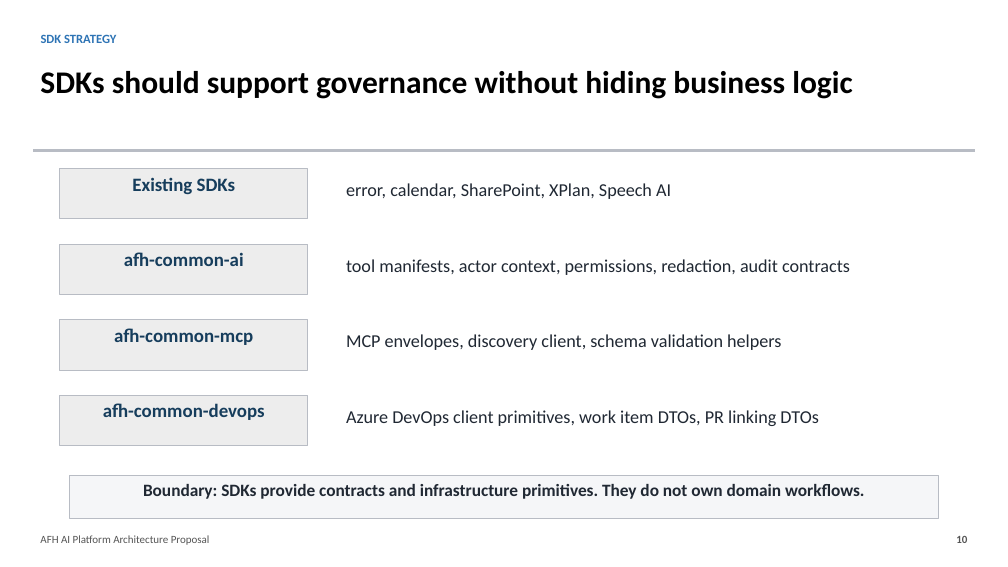
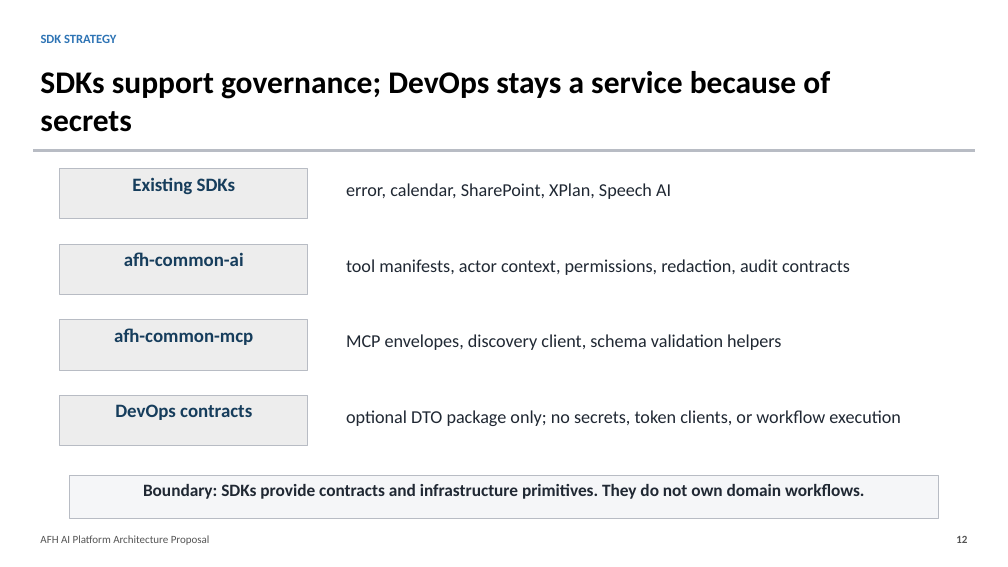
Before and after one commit to ikebotch/afh-booking-function-app, a slide deck: slide 12 of docs/AFH_AI_Platform_Architecture_Proposal.pptx (slide 10 before the commit). Drawn at 1008x567 pixels with LibreOffice and Linux fonts; fonts in the diff are those of the drawing. Boxes give left, top, right and bottom in pixels: in the first picture for what was removed or moved away, otherwise in the second. Text is boxed around its words. In the diff, an @@ line names an element or a change of style, - is before the commit and + after.

```diff
--- a/docs/AFH_AI_Platform_Architecture_Proposal.pptx
+++ b/docs/AFH_AI_Platform_Architecture_Proposal.pptx
@@ text at (40, 71, 830, 132): text changed @@
-SDKs should support governance without hiding business logic
+SDKs support governance; DevOps stays a service because of secrets
@@ text in rectangle at (115, 404, 252, 420): text changed @@
-afh-common-devops
+DevOps contracts
@@ text at (346, 410, 900, 426): text changed @@
-Azure DevOps client primitives, work item DTOs, PR linking DTOs
+optional DTO package only; no secrets, token clients, or workflow execution
@@ text at (956, 536, 967, 543): text changed @@
-10
+12
```
Also in this commit, not shown: 11 other slides changed, 2 slides added, 1 other file.
